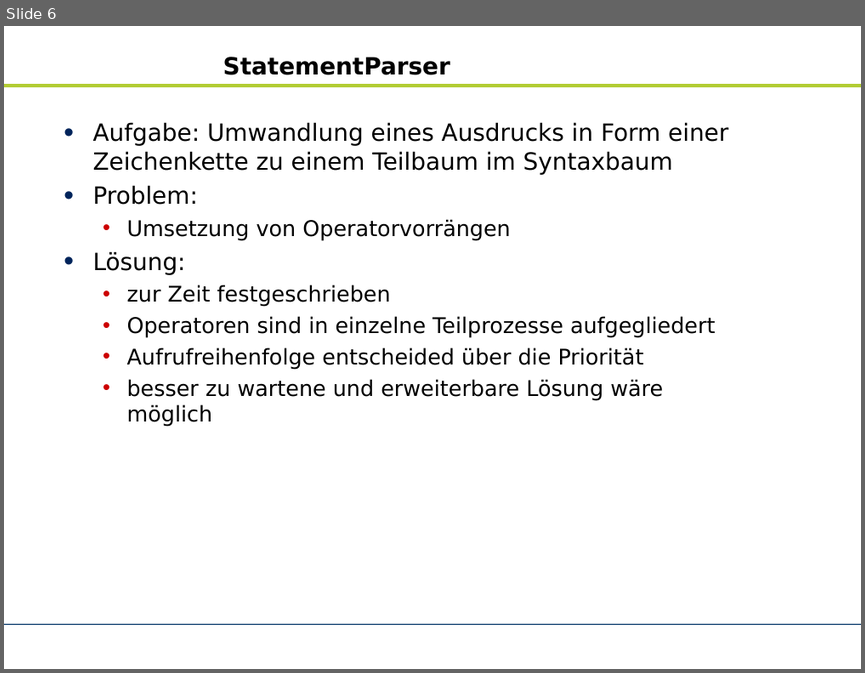
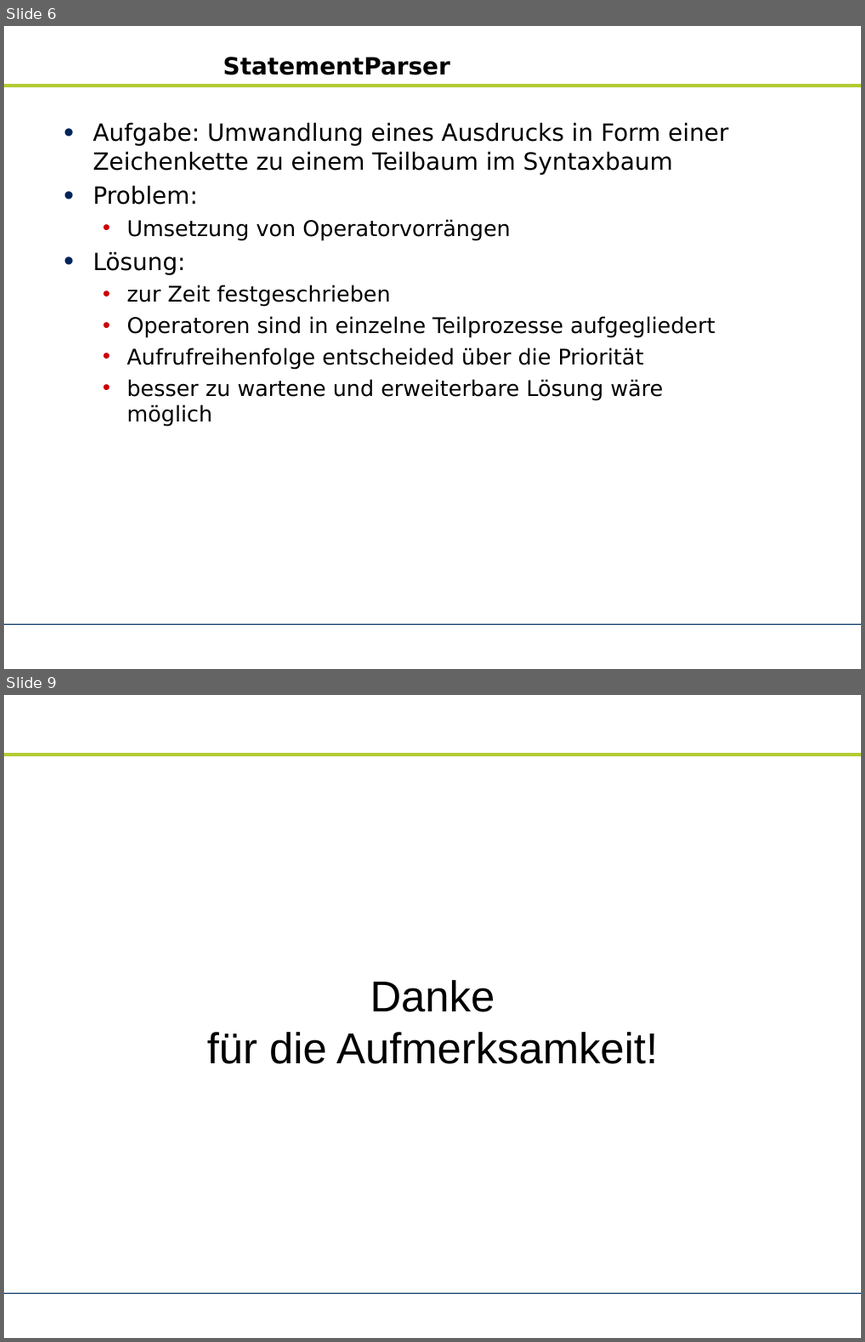
Before and after one commit to zhongxinhua/sose10-swp-uebersetzerbau, a slide deck: trunk/dokumentation/PraesiMarkus.odp. Shown one above the other, each under a label of ours: slide 6 before the commit, slides 6 and 9 after it; the slides between them are not shown. The pictures are 865x673 and 865x1342 pixels, drawn with LibreOffice and Linux fonts; fonts in the diff are those of the drawing; background and template pictures are left out. Boxes give left, top, right and bottom in pixels: in the first picture for what was removed or moved away, otherwise in the second. Text is boxed around its words. In the diff, an @@ line names an element or a change of style, - is before the commit and + after.

```diff
--- a/trunk/dokumentation/PraesiMarkus.odp
+++ b/trunk/dokumentation/PraesiMarkus.odp
@@ slide 9 added at [4,695,861,1338], background #FFFFFF; not listed: 2 template elements that a slide beside it also shows @@
@@ text added at [207,980,658,1064], 40 pt, text #000000 @@
+Danke
+für die Aufmerksamkeit!
```
Also in this commit, not shown: 3 slides changed, 2 other slides added, 2 slides removed.
